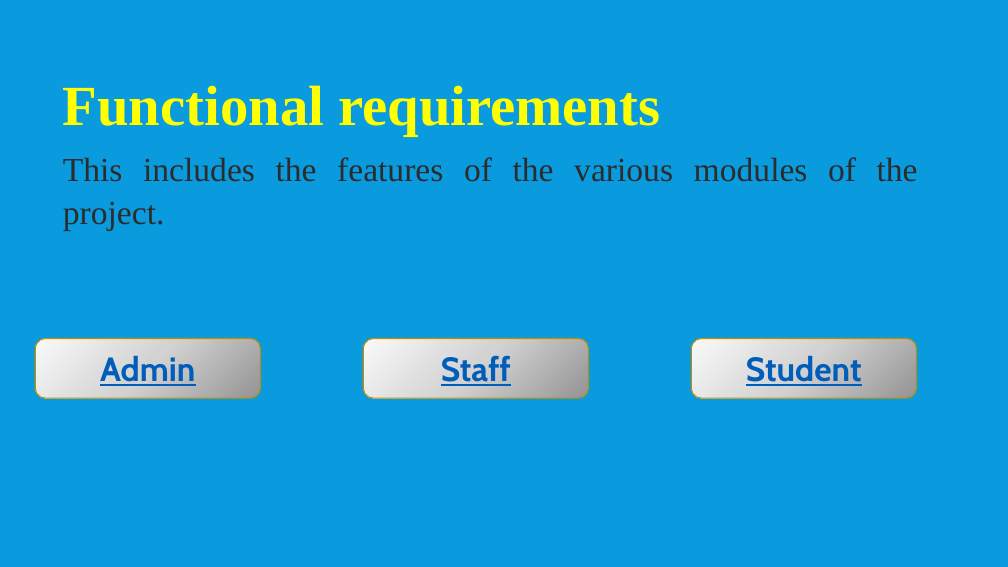
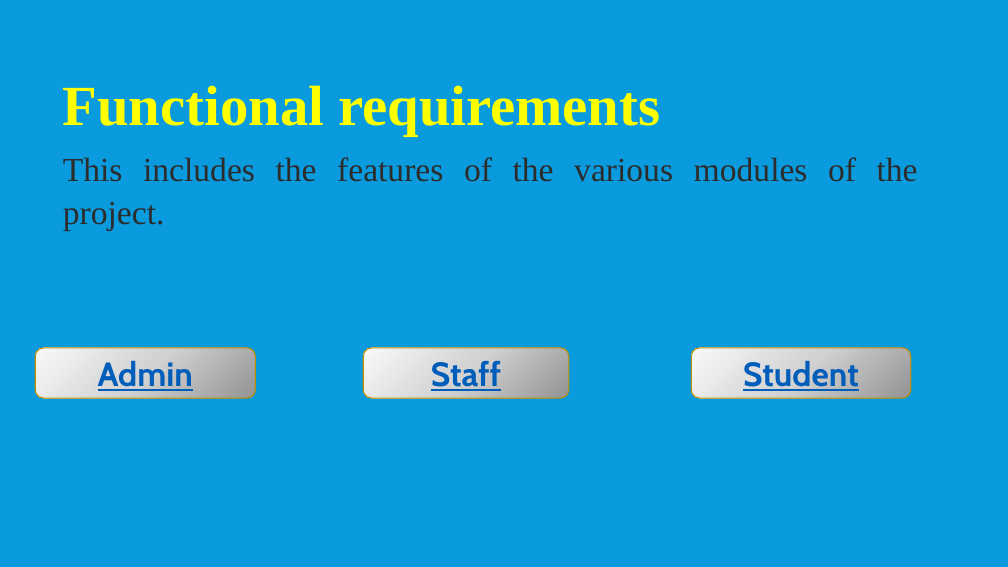
Before and after one commit to SanjayJoshi116/Extra-Curricular-Activity-Management, a slide deck: slide 7 of Project Docs/Presentation.pptx. Drawn at 1008x567 pixels with LibreOffice and Linux fonts; fonts in the diff are those of the drawing. Boxes give left, top, right and bottom in pixels: in the first picture for what was removed or moved away, otherwise in the second. Text is boxed around its words. In the diff, an @@ line names an element or a change of style, - is before the commit and + after.

```diff
--- a/Project Docs/Presentation.pptx
+++ b/Project Docs/Presentation.pptx
@@ rounded rectangle "Admin" resized from (x1=36, y1=339, x2=261, y2=399) to (x1=36, y1=348, x2=256, y2=398) @@
@@ rounded rectangle "Staff" resized from (x1=364, y1=339, x2=589, y2=399) to (x1=364, y1=348, x2=569, y2=398) @@
@@ rounded rectangle "Student" resized from (x1=691, y1=339, x2=917, y2=399) to (x1=691, y1=348, x2=910, y2=398) @@
```
Also in this commit, not shown: 4 other slides changed, 1 slide added, 1 other file.
